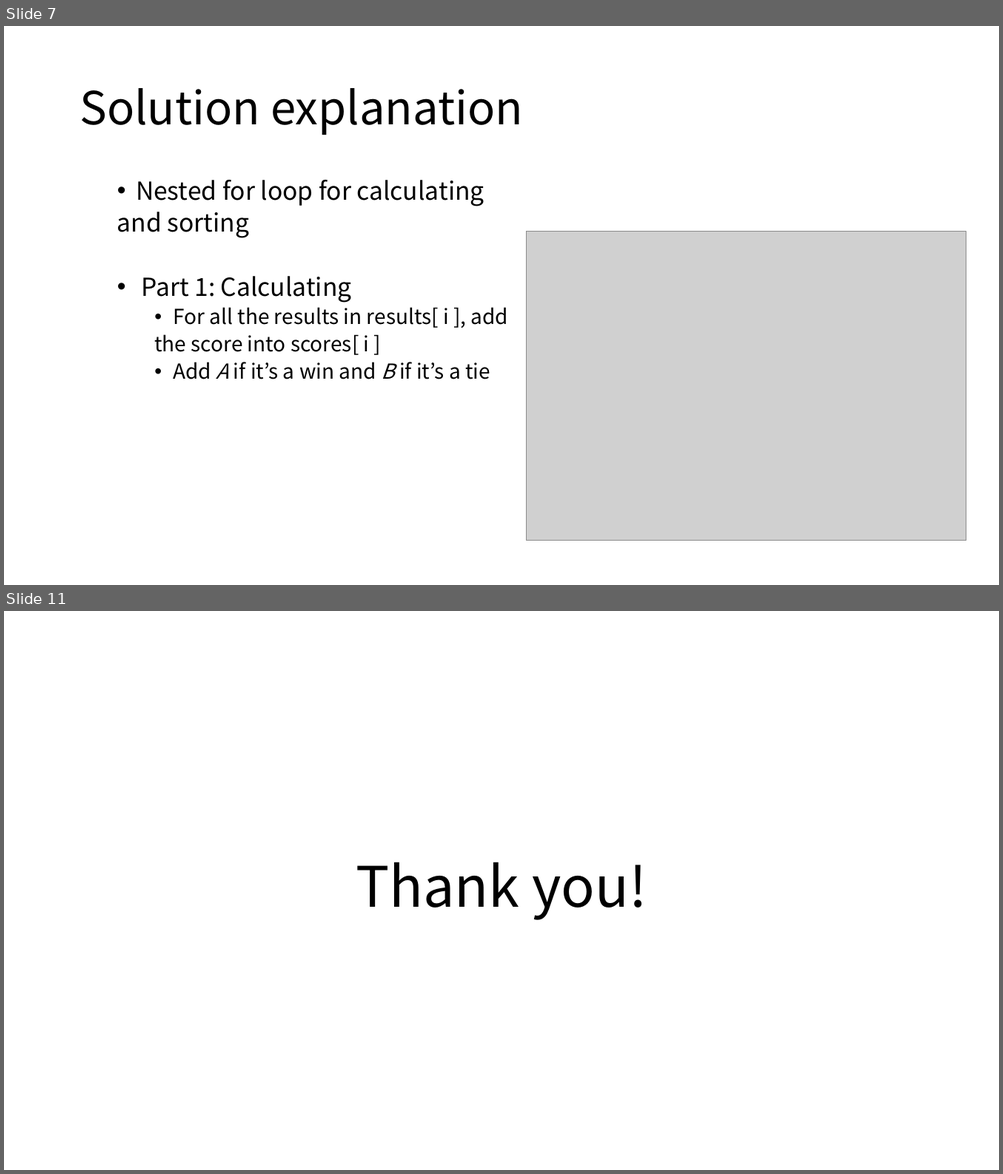
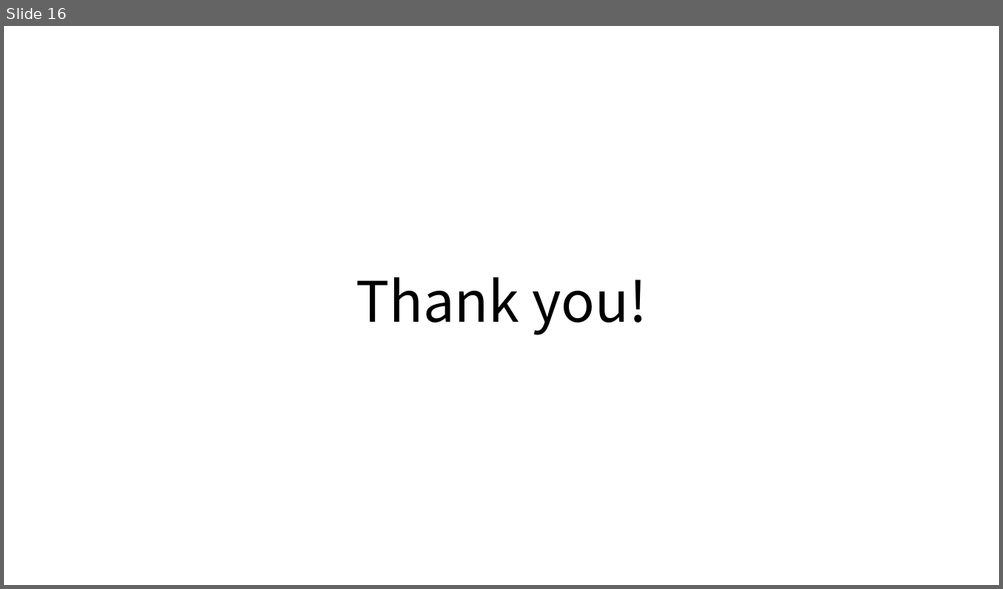
Before and after one commit to gdlee412/Problem-Solving-Techniques, a slide deck: 자료/Report template/Report for exercise or homework.pptx. Shown one above the other, each under a label of ours: slides 7 and 11 before the commit, slide 16 after it; the slides between them are not shown. The pictures are 1003x1174 and 1003x589 pixels, drawn with LibreOffice and Linux fonts; fonts in the diff are those of the drawing; grey boxes stand for pictures. Boxes give left, top, right and bottom in pixels: in the first picture for what was removed or moved away, otherwise in the second. Text is boxed around its words. In the diff, an @@ line names an element or a change of style, - is before the commit and + after.

```diff
--- a/자료/Report template/Report for exercise or homework.pptx
+++ b/자료/Report template/Report for exercise or homework.pptx
@@ slide 7 removed at box(4, 26, 999, 585), background #FFFFFF @@
@@ title removed at box(79, 88, 523, 135) @@
-Solution explanation
@@ text removed at box(117, 180, 509, 380) @@
-  • Nested for loop for calculating
-  and sorting
-  • Part 1: Calculating
-    • For all the results in results[ i ], add
-    the score into scores[ i ]
-    • Add A if it’s a win and B if it’s a tie
@@ picture removed at box(526, 232, 966, 542) @@
@@ what was slide 11 is now slide 16 @@
```
Also in this commit, not shown: 5 slides changed, 10 slides added, 4 other slides removed, 1 other file.
